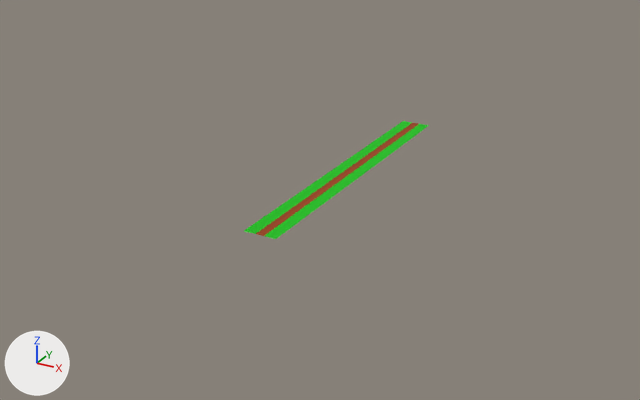
What one commit did to the Blender file Blenders/terra.blend.
Camera for both pictures: a 50 mm camera at (266.0, -642.0, 236.0) aimed at (-31.0, -102.0, -34.0). The lights are fixed; the arrows at lower left show +X, +Y and +Z.

Names of what the first picture shows: 'Terra', 'herba.E'.
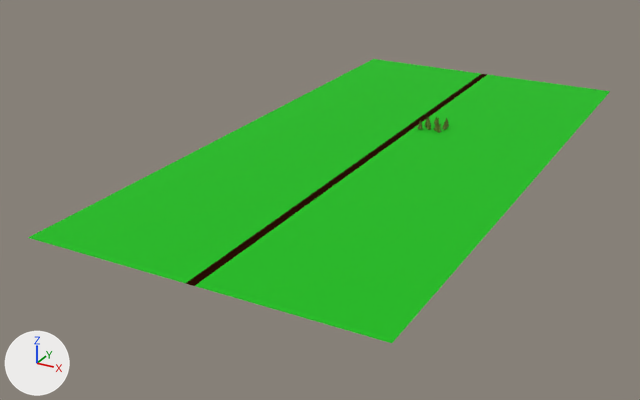
What differs and where, as boxes [x1, y1, x2, y2] in the pictures (640 x 400 px):
'bosc.E', added (green)
    after: [28, 59, 610, 343]
'herba.E', moved, rescaled, modifiers changed, reshaped (74% wider, 83% taller)
    before: [244, 121, 429, 239]
    after: [173, 73, 495, 290]
'Terra', moved, rescaled (85% wider, 87% taller)
    before: [256, 123, 418, 236]
    after: [186, 74, 487, 286]
'Resource_PineTree_Group', added
    after: [418, 117, 449, 133]
    faces in mat_green (dark green #56751d): [418, 117, 449, 133]

The change, as a diff of the scene's bpy script:
```diff
--- a/Blenders/terra.blend.py
+++ b/Blenders/terra.blend.py
@@ mat_terra_001 @@
+mat_terra_001 = principled_material('Terra.001')
+mat_terra_001.base_color = (0.298, 0.0504, 0.00586)  # brown #943f12
+mat_terra_001.roughness = 1.0
@@ mat_grass_002 @@
+mat_grass_002 = principled_material('Grass.002')
+mat_grass_002.base_color = (0.00366, 0.518, 0.00366)  # green #0cbf0c
+mat_grass_002.roughness = 0.9
@@ mat_green @@
+mat_green = principled_material('Green')
+mat_green.base_color = (0.094, 0.179, 0.012)  # dark green #56751d
+mat_green.metallic = 0.4
+mat_green.roughness = 0.272
@@ mat_wood @@
+mat_wood = principled_material('Wood')
+mat_wood.base_color = (0.246, 0.144, 0.0538)  # brown #886a42
+mat_wood.metallic = 0.4
+mat_wood.roughness = 0.272
@@ me_plane_003 @@
+me_plane_003.from_pydata([(-1.0, -1.0, 0.0), (1.0, -1.0, 0.0), (-1.0, 1.0, 0.0), (1.0, 1.0, 0.0)], [], [(0, 1, 3, 2)])
+me_plane_003.materials.append(mat_terra_001)  # brown #943f12
@@ me_plane_005 @@
+me_plane_005.from_pydata([(-24.1, -1.0, 0.0), (1.0, -1.0, 0.0), (-24.1, 1.0, 0.0), (1.0, 1.0, 0.0)], [], [(0, 1, 3, 2)])
+me_plane_005.materials.append(mat_grass_002)  # green #0cbf0c
@@ me_resource_pinetree_group @@
+me_resource_pinetree_group.from_pydata(...)  # 3118 vertices, 3666 faces; spans x -0.0087..0.0091, y -0.0078..0.0, z -0.0089..0.0083
+# faces by material slot: [480, 3186]
+me_resource_pinetree_group.materials.append(mat_wood)  # brown #886a42
+me_resource_pinetree_group.materials.append(mat_green)  # dark green #56751d
@@ ob_terra @@
 ob_terra = bpy.data.objects.new('Terra', me_plane)
-ob_terra.location = (0.0, -115.0, 0.0)
-ob_terra.scale = (3.0, 120.0, 120.0)
+ob_terra.location = (0.0, -65.3, 0.0)
+ob_terra.scale = (3.0, 240.0, 120.0)
@@ ob_herba_e @@
 ob_herba_e = bpy.data.objects.new('herba.E', me_plane_001)
-ob_herba_e.location = (7.3, -115.0, 0.0)
-ob_herba_e.scale = (-4.32, 120.0, 173.0)
+ob_herba_e.location = (7.3, -65.3, 0.0)
+ob_herba_e.scale = (-4.32, 240.0, 173.0)
 _m = ob_herba_e.modifiers.new('Mirror', 'MIRROR')
-_m.mirror_object = ob_terra
+_m.mirror_object = ob_terra_1
@@ ob_terra_1 @@
+ob_terra_1 = bpy.data.objects.new('terra.1', me_plane_003)
+ob_terra_1.location = (0.0, -65.3, 0.0)
+ob_terra_1.scale = (3.0, 240.0, 120.0)
@@ ob_bosc_e @@
+ob_bosc_e = bpy.data.objects.new('bosc.E', me_plane_005)
+ob_bosc_e.location = (15.9, -65.3, 0.0)
+ob_bosc_e.scale = (-4.32, 240.0, 173.0)
+_m = ob_bosc_e.modifiers.new('Mirror', 'MIRROR')
+_m.mirror_object = ob_terra
@@ ob_resource_pinetree_group @@
+ob_resource_pinetree_group = bpy.data.objects.new('Resource_PineTree_Group', me_resource_pinetree_group)
+ob_resource_pinetree_group.parent = ob_arbres
+ob_resource_pinetree_group.location = (-12.5, 0.0, 0.0)
+ob_resource_pinetree_group.rotation_euler = (-1.571, 0.0, 0.0)  # degrees (-90, 0, 0)
+ob_resource_pinetree_group.scale = (100.0, 100.0, 100.0)
@@ ob_arbres @@
+ob_arbres = bpy.data.objects.new('Arbres', None)
+ob_arbres.location = (167.4, 0.0, 0.0)
+ob_arbres.scale = (12.0, 12.0, 12.0)
```
